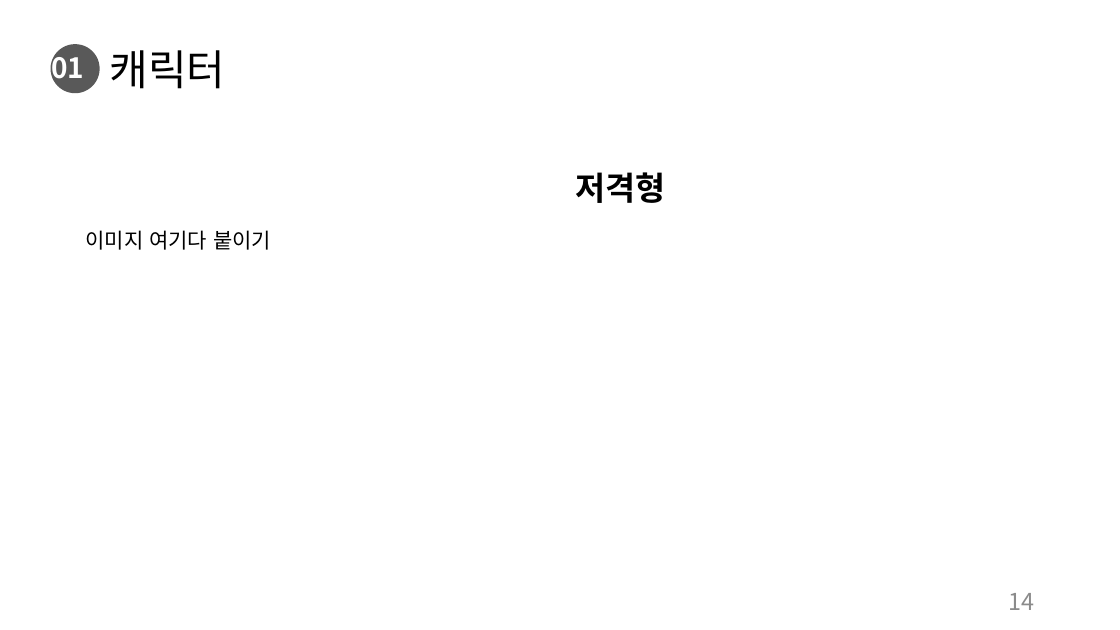
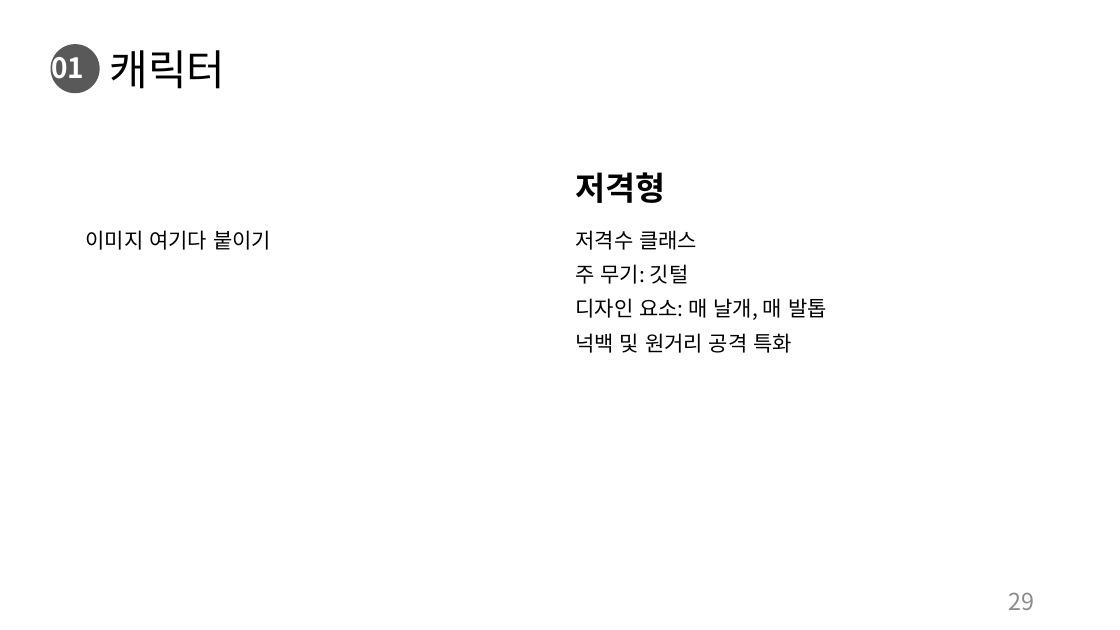
Before and after one commit to charobe/HDB, a slide deck: slide 29 of 조영욱/하자 드 바이오.pptx (slide 14 before the commit). Drawn at 1120x630 pixels with LibreOffice and Linux fonts; fonts in the diff are those of the drawing. Boxes give left, top, right and bottom in pixels: in the first picture for what was removed or moved away, otherwise in the second. Text is boxed around its words. In the diff, an @@ line names an element or a change of style, - is before the commit and + after.

```diff
--- a/조영욱/하자 드 바이오.pptx
+++ b/조영욱/하자 드 바이오.pptx
@@ text added at [575, 230, 827, 353], 18 pt, text #000000 @@
+저격수 클래스
+주 무기: 깃털
+디자인 요소: 매 날개, 매 발톱
+넉백 및 원거리 공격 특화
@@ page number at [1009, 592, 1035, 610]: text changed @@
-14
+29
```
Also in this commit, not shown: 13 other slides changed, 10 slides added, 1 slide removed, 1 other file.
